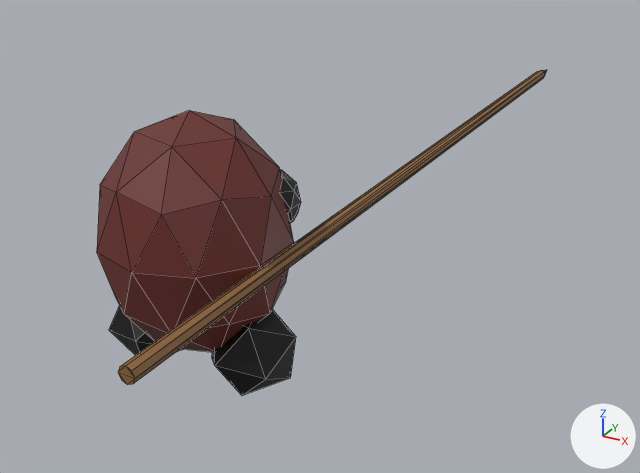
Two versions of the glTF model public/models/azuki_spear_frames/stab/stab.f0004.glb, one commit apart.
Rendered twice from a 50 mm lens placed at (5.03, -6.57, 4.99), pointed at (-0.02, 2.61, 0.39). The lights are fixed; the arrows at lower right show +X, +Y and +Z. Mesh edges are drawn as thin lines. Where no turn or scale is listed for an object, it has been applied to the vertices. Vertices at the same position are counted once.

Script lines for the objects in view, before the commit:
```python
me_bodysubnode_001 = bpy.data.meshes.new('BodySubnode.001')
me_bodysubnode_001.from_pydata(...)  # 174 vertices, 324 faces; spans x -1.08..1.08, y -2.23..9.34, z -0.15..2.7
me_bodysubnode_001.materials.append(mat_bakedmaterial)  # picture img_bakedesttexture
ob_body_001 = bpy.data.objects.new('Body.001', me_bodysubnode_001)
ob_body_001.location = (0.0, 0.0, 0.0)
```
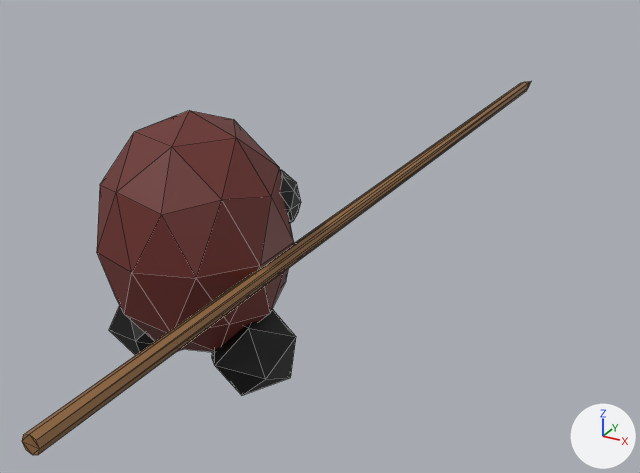
Pixel boxes [x1, y1, x2, y2] of what changed, in the pictures (640 x 473 px; the box of a moved part takes in the faces that stretch with it):
'Body.001', reshaped (13% wider, 15% taller)
    before: [97, 70, 547, 395]
    after: [22, 81, 531, 455]
part 1 of me_bodysubnode_001, moved or reshaped
    before: [118, 70, 547, 385]
    after: [22, 81, 531, 455]

What changed in the scene script:
```text
Change me_bodysubnode_001:
    where me_bodysubnode_001.from_pydata(...)  # 174 vertices, 324 faces; spans x -1.08..1.08, y -2.23..9.34, z -0.15..2.7
    used by ob_body_001; location = (0.0, 0.0, 0.0)
    me_bodysubnode_001 part 1: the loose piece of 24 vertices spanning x 0.87..1.04, y -2.23..9.34, z 1.22..1.39 is moved by (0.0, -0.98, 0.0)
```
